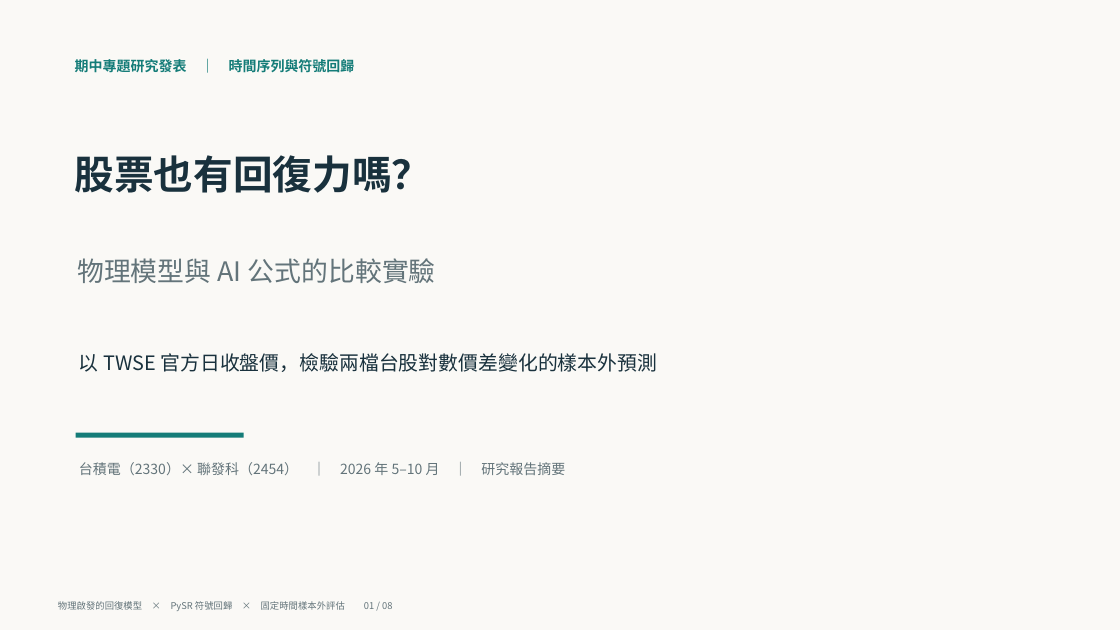
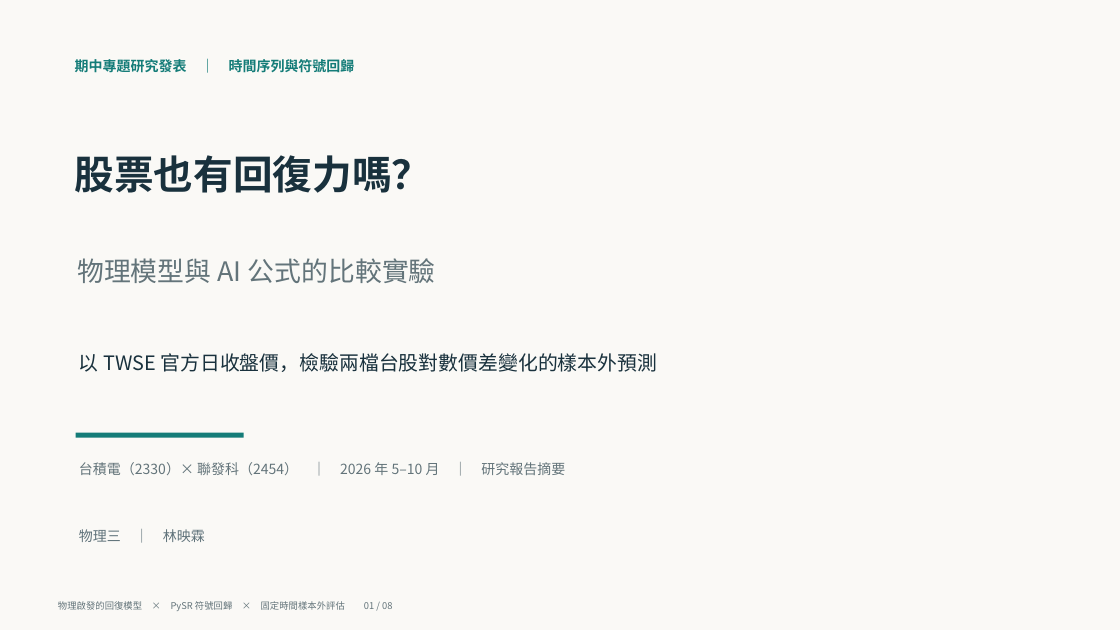
Before and after one commit to yinglinlin010/market-physics-lab, a slide deck: slide 1 of slides/midterm_90s.pptx. Drawn at 1120x630 pixels with LibreOffice and Linux fonts; fonts in the diff are those of the drawing. Boxes give left, top, right and bottom in pixels: in the first picture for what was removed or moved away, otherwise in the second. Text is boxed around its words. In the diff, an @@ line names an element or a change of style, - is before the commit and + after.

Commit message:
Add presenter identity to presentation cover

```diff
--- a/slides/midterm_90s.pptx
+++ b/slides/midterm_90s.pptx
@@ text added at box(79, 529, 205, 542), 12 pt, text #5F727A @@
+物理三 ｜ 林映霖
```
Also in this commit, not shown: 2 other files.
